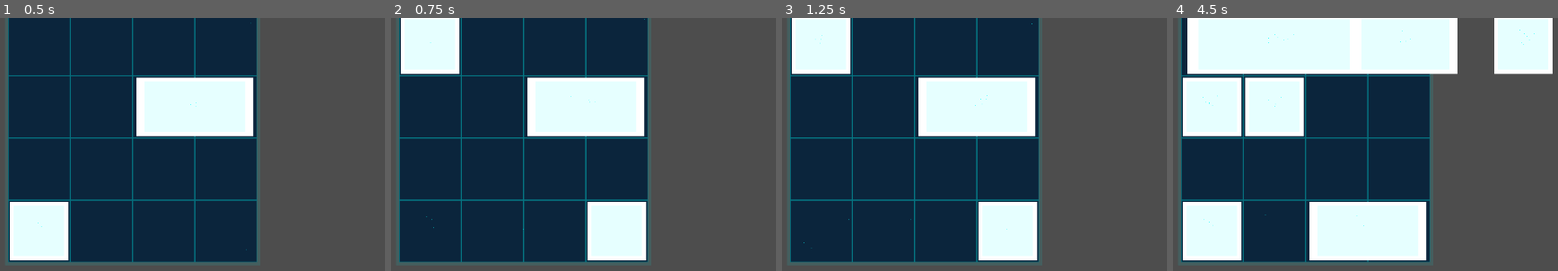
Above: before the commit, frames 1-4 (left to right).
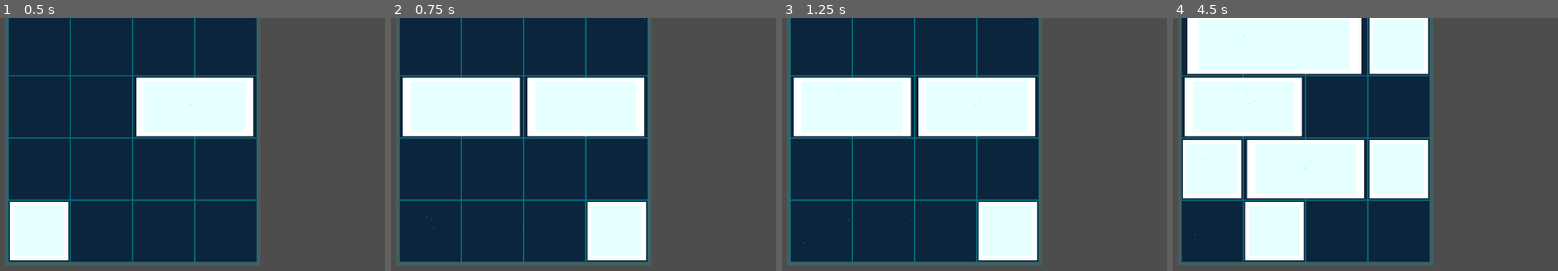
Above: after the commit, the same moments.

Repository: jpns3334444/symmetry-block-game
Game: Godot game, scene res://main.tscn
Same seed, same stepped clock (60 frames per second), same inputs: the game is played once before the commit and once after it.
Inputs:
- Up to frame 1 (0.5 s): no input
- Up to frame 2 (0.75 s): tap Enter at 0.5 s; hold Right (ui_right) from 0.53 s (still down)
- Up to frame 3 (1.25 s): keep holding Right (ui_right)
- Up to frame 4 (4.5 s): tap Space at 1.25, 2.75, 4.25 s; release Right (ui_right) at 1.28 s; hold Down (ui_down) 1.28-2.03 s; tap Enter at 2, 3.5 s; hold Right (ui_right) 2.03-2.78 s; hold Up (ui_up) 2.78-3.53 s; hold Left (ui_left) from 3.53 s (still down)

Frame 1 is identical in both runs. In frame 2, 11% of the frame differs, in the area x 2-34%, y 0-47%; in frame 3, 11%; in frame 4, 36%, in the area x 2-99%, y 0-97%.

Commit message:
Refactor grid management and tile placement logic for improved accuracy and error handling. Enhance can_place_tile function to exclude specific tile IDs during checks, and update slide function to ensure proper movement of tiles while maintaining grid integrity.

Diff:
--- a/board.gd
+++ b/board.gd
@@ -8,99 +8,112 @@
 var visual_tiles: Dictionary
 
 func _ready():
-	grid_state = GridState.new()
-	visual_tiles = {}
+    grid_state = GridState.new()
+    visual_tiles = {}
 
-	apply_board_theme()
-	spawn_tile(1)
-	spawn_tile(2)
+    apply_board_theme()
+    spawn_tile(1)
+    spawn_tile(2)
 
 func apply_board_theme():
-	print("apply_board_theme called")
-	print("game_theme.board_background_scene: ", game_theme.board_background_scene)
+    print("apply_board_theme called")
+    print("game_theme.board_background_scene: ", game_theme.board_background_scene)
 
-	# Add the board visual scene as background
-	if game_theme.board_background_scene:
-		print("Creating board background instance")
-		var board_visual = game_theme.board_background_scene.instantiate()
-		print("Board visual created: ", board_visual)
-		add_child(board_visual)
-		print("Board visual added as child")
-		move_child(board_visual, 0)  # Behind tiles
-	else:
-		print("No board_background_scene found!")
+    # Add the board visual scene as background
+    if game_theme.board_background_scene:
+        print("Creating board background instance")
+        var board_visual = game_theme.board_background_scene.instantiate()
+        print("Board visual created: ", board_visual)
+        add_child(board_visual)
+        print("Board visual added as child")
+        move_child(board_visual, 0)  # Behind tiles
+    else:
+        print("No board_background_scene found!")
 
 func spawn_tile(tile_type: int):
-	# Find empty spots that can fit this tile size
-	var possible_positions = []
-	var tile_size = Vector2i(tile_type, 1)
+    # Find empty spots that can fit this tile size
+    var possible_positions = []
+    var tile_size = Vector2i(tile_type, 1)
 
-	for y in GridState.GRID_HEIGHT:
-		for x in GridState.GRID_WIDTH:
-			var pos = Vector2i(x, y)
-			if grid_state.can_place_tile(pos, tile_size):
-				possible_positions.append(pos)
+    for y in GridState.GRID_HEIGHT:
+        for x in GridState.GRID_WIDTH:
+            var pos = Vector2i(x, y)
+            if grid_state.can_place_tile(pos, tile_size):
+                possible_positions.append(pos)
 
-	if possible_positions.is_empty():
-		print("No space for new tile!")
-		return
+    if possible_positions.is_empty():
+        print("No space for new tile!")
+        return
 
-	# Pick random valid position
-	var grid_pos = possible_positions[randi() % possible_positions.size()]
+    # Pick random valid position
+    var grid_pos = possible_positions[randi() % possible_positions.size()]
 
-	# Add to logic
-	var tile_id = grid_state.place_tile(grid_pos, tile_size)
-	var tile = game_theme.tile_scene.instantiate()
+    # Add to logic
+    var tile_id = grid_state.place_tile(grid_pos, tile_size)
+    var tile = game_theme.tile_scene.instantiate()
 
-	# Scale tile based on theme tile_size
-	var scale_factor = game_theme.tile_size / 100.0  # Assuming tile scene is 100x100
-	tile.scale = Vector2(tile_type * scale_factor, scale_factor)
+    # Scale tile based on theme tile_size
+    var scale_factor = game_theme.tile_size / 100.0  # Assuming tile scene is 100x100
+    tile.scale = Vector2(tile_type * scale_factor, scale_factor)
 
-	tile.position = grid_to_world_position(grid_pos, Vector2i(tile_type, 1))
-	add_child(tile)
+    tile.position = grid_to_world_position(grid_pos, Vector2i(tile_type, 1))
+    add_child(tile)
 
-	# Track it
-	visual_tiles[tile_id] = tile
+    # Track it
+    visual_tiles[tile_id] = tile
 
 func grid_to_world_position(grid_pos: Vector2i, tile_size: Vector2i = Vector2i(1,1)) -> Vector2:
-	var cell_width = 400.0 / GridState.GRID_WIDTH
-	var cell_height = 400.0 / GridState.GRID_HEIGHT
+    var cell_width = 400.0 / GridState.GRID_WIDTH
+    var cell_height = 400.0 / GridState.GRID_HEIGHT
 
-	# Calculate the center of the tile's occupied area
-	var tile_center_offset_x = (tile_size.x - 1) * cell_width / 2.0
-	var tile_center_offset_y = (tile_size.y - 1) * cell_height / 2.0
+    # Calculate the top-left corner of the grid
+    var grid_start_x = -200.0
+    var grid_start_y = -200.0
 
-	var start_x = -200.0 + cell_width / 2.0
-	var start_y = -200.0 + cell_height / 2.0
+    # Calculate the center position of the tile
+    # For a multi-cell tile, we want it centered within its occupied cells
+    var tile_pixel_width = tile_size.x * cell_width
+    var tile_pixel_height = tile_size.y * cell_height
 
-	return Vector2(
-		start_x + grid_pos.x * cell_width + tile_center_offset_x,
-		start_y + grid_pos.y * cell_height + tile_center_offset_y
-	)
+    var tile_left = grid_start_x + grid_pos.x * cell_width
+    var tile_top = grid_start_y + grid_pos.y * cell_height
+
+    # Return the center position of the tile's occupied area
+    return Vector2(
+        tile_left + tile_pixel_width / 2.0,
+        tile_top + tile_pixel_height / 2.0
+    )
 
 func _input(event: InputEvent):
-	var movements = {}
-	if event.is_action_pressed("ui_left"):
-		movements = grid_state.slide(GridState.Direction.LEFT)
-		animate_movements(movements)
-	elif event.is_action_pressed("ui_right"):
-		movements = grid_state.slide(GridState.Direction.RIGHT)
-		animate_movements(movements)
-	elif event.is_action_pressed("ui_up"):
-		movements = grid_state.slide(GridState.Direction.UP)
-		animate_movements(movements)
-	elif event.is_action_pressed("ui_down"):
-		movements = grid_state.slide(GridState.Direction.DOWN)
-		animate_movements(movements)
-	if not movements.is_empty():  # Only spawn if tiles actually moved
-		spawn_tile(randi_range(1, 3))  # Spawn random tile type
+    var movements = {}
+    if event.is_action_pressed("ui_left"):
+        movements = grid_state.slide(GridState.Direction.LEFT)
+        animate_movements(movements)
+    elif event.is_action_pressed("ui_right"):
+        movements = grid_state.slide(GridState.Direction.RIGHT)
+        animate_movements(movements)
+    elif event.is_action_pressed("ui_up"):
+        movements = grid_state.slide(GridState.Direction.UP)
+        animate_movements(movements)
+    elif event.is_action_pressed("ui_down"):
+        movements = grid_state.slide(GridState.Direction.DOWN)
+        animate_movements(movements)
 
 
 func animate_movements(movements: Dictionary):
-	for tile_id in movements:
-		var movement = movements[tile_id]
-		var visual_tile = visual_tiles[tile_id]
-		var new_world_pos = grid_to_world_position(movement.new)
+    for tile_id in movements:
+        var movement = movements[tile_id]
+        if not visual_tiles.has(tile_id):
+            print("ERROR: No visual tile found for tile_id ", tile_id)
+            continue
 
-		var tween = create_tween()
-		tween.tween_property(visual_tile, "position", new_world_pos, 0.2)
+        var visual_tile = visual_tiles[tile_id]
+        # Get the tile size from the grid state
+        var tile_size = grid_state.tiles[tile_id].size
+        var new_world_pos = grid_to_world_position(movement.new, tile_size)
+
+        var tween = create_tween()
+        tween.tween_property(visual_tile, "position", new_world_pos, 0.2)
+    var tween = create_tween()
+    # Spawn after animation completes
+    tween.tween_callback(func(): spawn_tile(randi_range(1, 3)))
--- a/gridstate.gd
+++ b/gridstate.gd
@@ -17,17 +17,6 @@
         row.fill(-1)  # -1 means empty
         grid.append(row)
 
-func can_place_tile(pos: Vector2i, size: Vector2i) -> bool:
-    # Check if rectangle is within bounds and all cells empty
-    if pos.x + size.x > GRID_WIDTH or pos.y + size.y > GRID_HEIGHT:
-        return false
-
-    for y in range(pos.y, pos.y + size.y):
-        for x in range(pos.x, pos.x + size.x):
-            if grid[y][x] != -1:
-                return false
-    return true
-
 func place_tile(pos: Vector2i, size: Vector2i) -> int:
     var tile_id = next_tile_id
     next_tile_id += 1
@@ -43,14 +32,22 @@
 func get_tiles_in_row(row: int) -> Array:
     var result = []
     for tile_id in tiles:
-        if tiles[tile_id].position.y == row:
+        var tile_data = tiles[tile_id]
+        # Check if tile occupies any cell in this row
+        var top = tile_data.position.y
+        var bottom = tile_data.position.y + tile_data.size.y - 1
+        if row >= top and row <= bottom:
             result.append(tile_id)
     return result
 
 func get_tiles_in_col(col: int) -> Array:
     var result = []
     for tile_id in tiles:
-        if tiles[tile_id].position.x == col:
+        var tile_data = tiles[tile_id]
+        # Check if tile occupies any cell in this column
+        var left = tile_data.position.x
+        var right = tile_data.position.x + tile_data.size.x - 1
+        if col >= left and col <= right:
             result.append(tile_id)
     return result
 
@@ -73,69 +70,108 @@
              grid[y][x] = -1
 
 func place_tile_on_grid(tile_id: int, pos: Vector2i):
-    print("DEBUG: Placing tile ", tile_id, " at pos ", pos)
+    if not tiles.has(tile_id):
+        print("ERROR: Tile ", tile_id, " not found in tiles dictionary")
+        return
+
     var size = tiles[tile_id].size
-    print("DEBUG: Tile size: ", size)
-    print("DEBUG: Will loop y from ", pos.y, " to ", pos.y + size.y - 1)
-    print("DEBUG: Will loop x from ", pos.x, " to ", pos.x + size.x - 1)
+
+    # Validate bounds before placing
+    if pos.x < 0 or pos.y < 0:
+        print("ERROR: Negative position not allowed: ", pos)
+        return
+
+    if pos.x + size.x > GRID_WIDTH or pos.y + size.y > GRID_HEIGHT:
+        print("ERROR: Tile would exceed grid bounds. Pos: ", pos, ", Size: ", size)
+        return
 
     tiles[tile_id].position = pos
     for y in range(pos.y, pos.y + size.y):
         for x in range(pos.x, pos.x + size.x):
-            print("DEBUG: Setting grid[", y, "][", x, "] = ", tile_id)
-            if y >= GRID_HEIGHT or x >= GRID_WIDTH:
-                print("ERROR: Out of bounds! y=", y, " x=", x)
-                return
             grid[y][x] = tile_id
 
 enum Direction { LEFT, RIGHT, UP, DOWN }
 
 func slide(direction: Direction) -> Dictionary:
     var movements = {}
-    var is_horizontal = (direction == Direction.LEFT or direction == Direction.RIGHT)
-    var toward_start = (direction == Direction.LEFT or direction == Direction.UP)
 
-    var line_count = GRID_HEIGHT if is_horizontal else GRID_WIDTH
+    # Clear all tiles from grid first
+    for tile_id in tiles:
+        clear_tile_from_grid(tile_id)
 
-    for line in range(line_count):
-        # Get tiles in this line
-        var tiles_in_line = get_tiles_in_row(line) if is_horizontal else get_tiles_in_col(line)
+    # Create a sorted list of all tiles based on direction
+    var sorted_tiles = tiles.keys()
 
-        if toward_start:
-            tiles_in_line.sort_custom(func(a, b):
-                if is_horizontal:
-                    return tiles[a].position.x < tiles[b].position.x
-                else:
-                    return tiles[a].position.y < tiles[b].position.y)
-        else:
-            tiles_in_line.sort_custom(func(a, b):
-                if is_horizontal:
-                    return tiles[a].position.x > tiles[b].position.x
-                else:
-                    return tiles[a].position.y > tiles[b].position.y)
+    match direction:
+        Direction.LEFT:
+            sorted_tiles.sort_custom(func(a, b):
+                return tiles[a].position.x < tiles[b].position.x)
+        Direction.RIGHT:
+            sorted_tiles.sort_custom(func(a, b):
+                return tiles[a].position.x + tiles[a].size.x > tiles[b].position.x + tiles[b].size.x)
+        Direction.UP:
+            sorted_tiles.sort_custom(func(a, b):
+                return tiles[a].position.y < tiles[b].position.y)
+        Direction.DOWN:
+            sorted_tiles.sort_custom(func(a, b):
+                return tiles[a].position.y + tiles[a].size.y > tiles[b].position.y + tiles[b].size.y)
 
-        # Start position
-        var next_pos = 0 if toward_start else (GRID_WIDTH - 1 if is_horizontal else GRID_HEIGHT - 1)
+    # Move each tile as far as possible in the given direction
+    for tile_id in sorted_tiles:
+        var old_pos = tiles[tile_id].position
+        var tile_size = tiles[tile_id].size
+        var new_pos = old_pos
 
-        for tile_id in tiles_in_line:
-            var old_pos = tiles[tile_id].position
-            var tile_size = tiles[tile_id].size
+        match direction:
+            Direction.LEFT:
+                # Find leftmost valid position
+                for x in range(old_pos.x - 1, -1, -1):
+                    if can_place_tile(Vector2i(x, old_pos.y), tile_size, tile_id):
+                        new_pos.x = x
+                    else:
+                        break
 
-            # Calculate new position
-            var new_pos: Vector2i
-            if is_horizontal:
-                var new_x = next_pos if toward_start else (next_pos - tile_size.x + 1)
-                new_pos = Vector2i(new_x, line)
-                next_pos += tile_size.x if toward_start else -tile_size.x
-            else:
-                var new_y = next_pos if toward_start else (next_pos - tile_size.y + 1)
-                new_pos = Vector2i(line, new_y)
-                next_pos += tile_size.y if toward_start else -tile_size.y
+            Direction.RIGHT:
+                # Find rightmost valid position
+                for x in range(old_pos.x + 1, GRID_WIDTH - tile_size.x + 1):
+                    if can_place_tile(Vector2i(x, old_pos.y), tile_size, tile_id):
+                        new_pos.x = x
+                    else:
+                        break
 
-            # Move if position changed
-            if old_pos != new_pos:
-                clear_tile_from_grid(tile_id)
-                place_tile_on_grid(tile_id, new_pos)
-                movements[tile_id] = {"old": old_pos, "new": new_pos}
+            Direction.UP:
+                # Find topmost valid position
+                for y in range(old_pos.y - 1, -1, -1):
+                    if can_place_tile(Vector2i(old_pos.x, y), tile_size, tile_id):
+                        new_pos.y = y
+                    else:
+                        break
+
+            Direction.DOWN:
+                # Find bottommost valid position
+                for y in range(old_pos.y + 1, GRID_HEIGHT - tile_size.y + 1):
+                    if can_place_tile(Vector2i(old_pos.x, y), tile_size, tile_id):
+                        new_pos.y = y
+                    else:
+                        break
+
+        # Update position and track movement
+        if old_pos != new_pos:
+            tiles[tile_id].position = new_pos
+            movements[tile_id] = {"old": old_pos, "new": new_pos}
+
+        # Place tile at its position on the grid
+        place_tile_on_grid(tile_id, tiles[tile_id].position)
 
     return movements
+
+func can_place_tile(pos: Vector2i, size: Vector2i, exclude_tile_id: int = -1) -> bool:
+    # Check if rectangle is within bounds and all cells empty
+    if pos.x + size.x > GRID_WIDTH or pos.y + size.y > GRID_HEIGHT:
+        return false
+
+    for y in range(pos.y, pos.y + size.y):
+        for x in range(pos.x, pos.x + size.x):
+            if grid[y][x] != -1 and grid[y][x] != exclude_tile_id:
+                return false
+    return true
